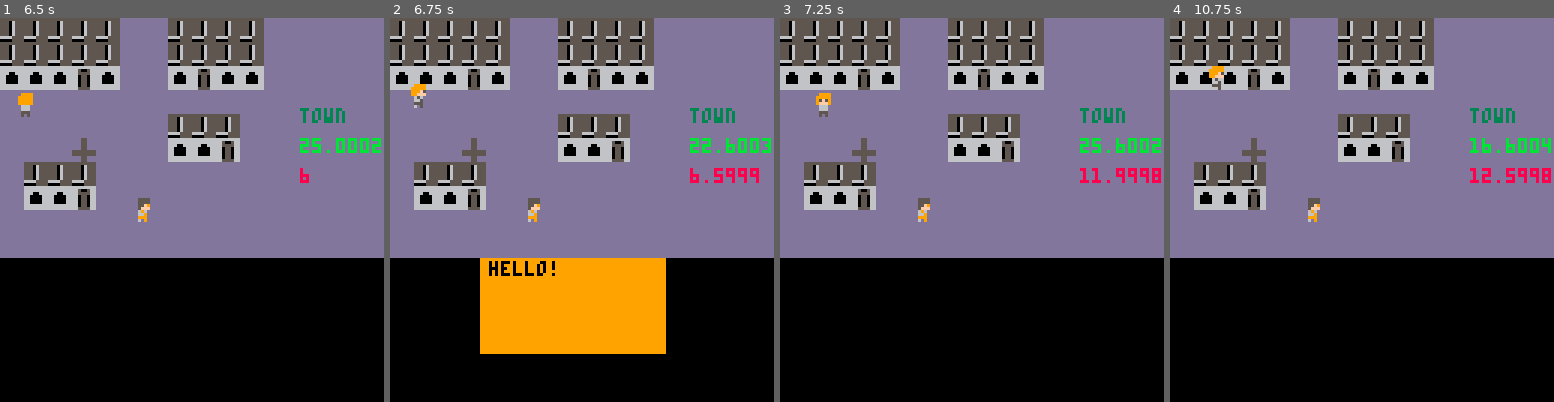
Above: before the commit, frames 1-4 (left to right).
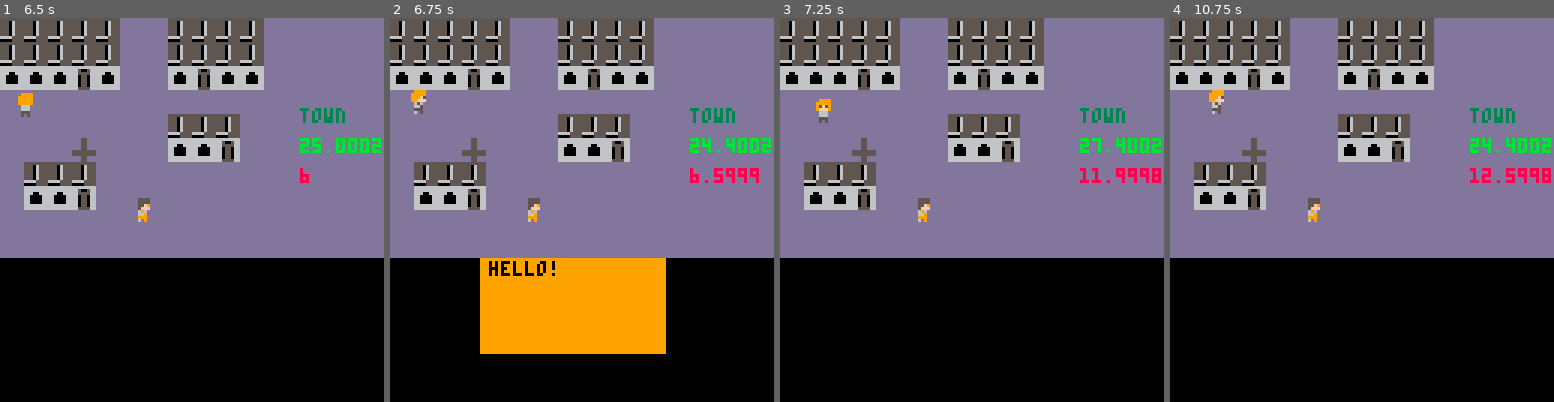
Above: after the commit, the same moments.

Repository: Joe-Gigs/3-color-game-jam
Game: PICO-8 cartridge 3colorjam.p8
Same seed, same stepped clock (60 frames per second), same inputs: the game is played once before the commit and once after it.
Inputs:
- Up to frame 1 (6.5 s): tap O (Z key) at 0.33, 1.07, 2.22, 3.72, 5.22 s; tap Down at 0.7 s; tap X (X key) at 1.43, 2.07, 2.82, 3.57, 4.32, 5.07, 5.82 s; hold Up 1.97-2.63 s; hold Right 2.68-3.02 s; hold Down 3.07-3.73 s; hold Left 3.78-4.12 s; hold Up 4.17-4.5 s; hold Left 4.55-5.05 s; hold Right 5.1-5.93 s; hold Up from 5.98 s (still down)
- Up to frame 2 (6.75 s): tap X (X key) at 6.57 s; release Up at 6.65 s; hold Right from 6.7 s (still down); tap O (Z key) at 6.72 s
- Up to frame 3 (7.25 s): release Right at 7.03 s; hold Down from 7.08 s (still down)
- Up to frame 4 (10.75 s): tap X (X key) every 0.75 s from 7.32 to 10.32 s; release Down at 7.75 s; hold Left 7.8-8.13 s; hold Up 8.18-8.52 s; tap O (Z key) at 8.22, 9.72 s; hold Left 8.57-9.07 s; hold Right 9.12-9.95 s; hold Up 10-10.67 s; hold Right from 10.72 s (still down)

Frame 1 is identical in both runs. In frame 2, 0.3% of the frame differs, in the area x 5-100%, y 17-36%; in frame 3, 0.3%; in frame 4, 0.5%, in the area x 10-100%, y 12-36%.

Commit message:
push for the night

Diff:
--- a/3colorjam.p8
+++ b/3colorjam.p8
@@ -419,7 +419,7 @@
 
 __gff__
 0000000000000000000000000000000000000000000000000000000000000000000000000000000000000000000000000000000000000000000000000000000000000000000000000000000000000000000000000000000000000000000000000000000000000000000000000000000000000000000000000000000000000000
-0201010100000000000000000000000000000000000000000000000000000000000000000000000000000000000000000000000000000000000000000000000000000000000000000000000000000000000000000000000000000000000000000000000000000000000000000000000000000000000000000000000000000000
+0101010100000000000000000000000000000000000000000000000000000000000000000000000000000000000000000000000000000000000000000000000000000000000000000000000000000000000000000000000000000000000000000000000000000000000000000000000000000000000000000000000000000000
 __map__
 8282828282050582828282050505050505909090909090900000000000000000000000000000000000000000000000000000000000000000000000000000000000000000000000000000000000000000000000000000000000000000000000000000000000000000000000000000000000000000000000000000000000000000
 8282828282050582828282050505050505909090909090900000000000000000000000000000000000000000000000000000000000000000000000000000000000000000000000000000000000000000000000000000000000000000000000000000000000000000000000000000000000000000000000000000000000000000
